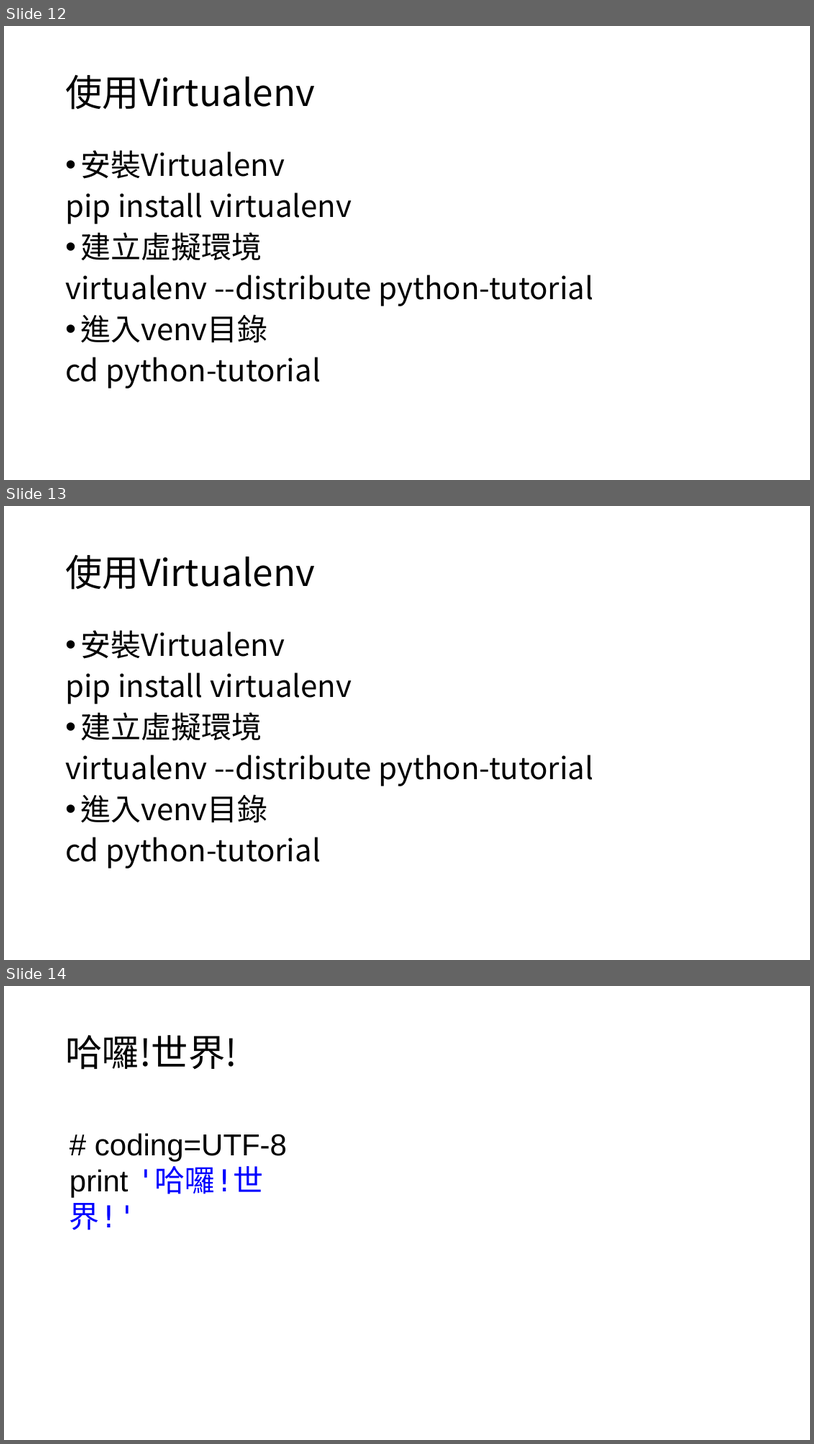
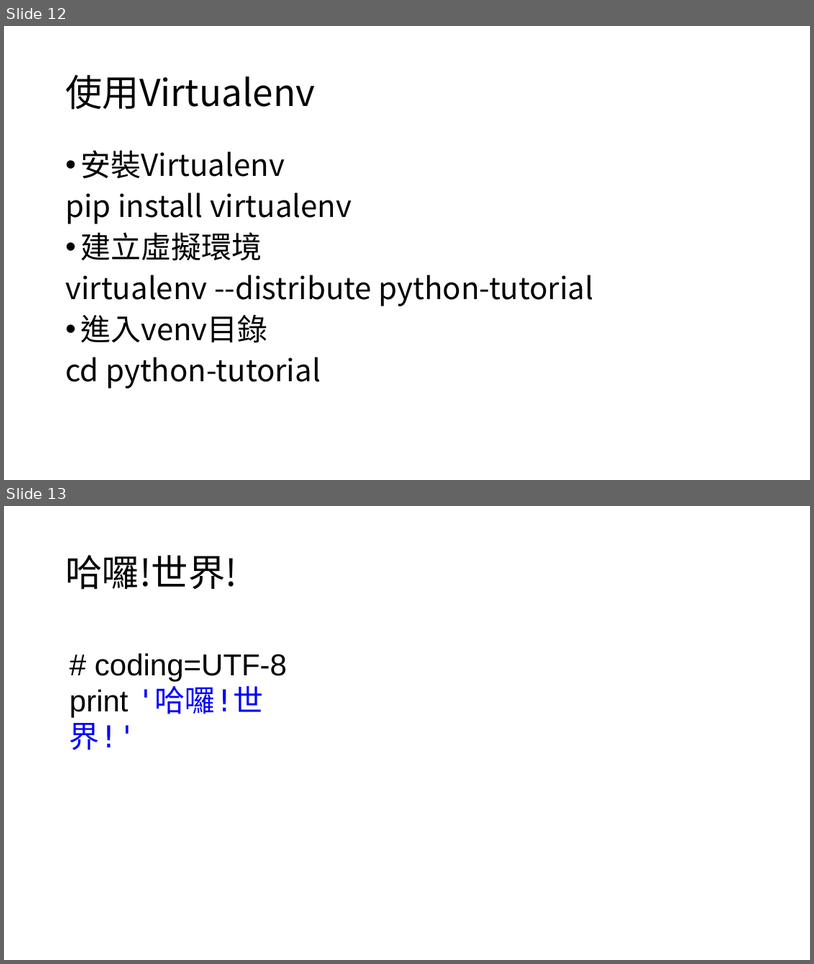
Before and after one commit to timmy61109/Python-Tutorial, a slide deck: Python程式設計入門指南.pptx. Shown one above the other, each under a label of ours: slides 12, 13 and 14 before the commit, slides 12 and 13 after it. The pictures are 814x1444 and 814x964 pixels, drawn with LibreOffice and Linux fonts; fonts in the diff are those of the drawing. Boxes give left, top, right and bottom in pixels: in the first picture for what was removed or moved away, otherwise in the second. Text is boxed around its words. In the diff, an @@ line names an element or a change of style, - is before the commit and + after.

```diff
--- a/Python程式設計入門指南.pptx
+++ b/Python程式設計入門指南.pptx
@@ slide 13 removed at (4, 506, 810, 960), background #FFFFFF @@
@@ title removed at (65, 555, 315, 590) @@
-使用Virtualenv
@@ text removed at (65, 630, 594, 868) @@
-• 安裝Virtualenv
-pip install virtualenv
-• 建立虛擬環境
-virtualenv --distribute python-tutorial
-• 進入venv目錄
-cd python-tutorial
@@ what was slide 14 is now slide 13 @@
```
Also in this commit, not shown: 7 slides changed, 55 slides added.
